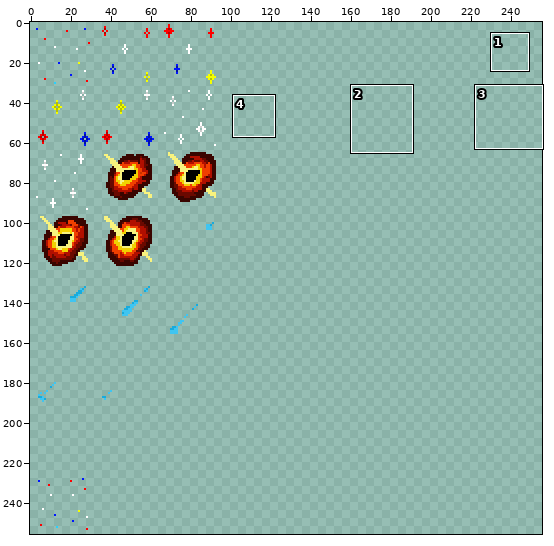
Edited in one commit: sprite sheet (assets/sprites/stars.png). The picture above shows the old version from afar; the outline marks the close-up.
Close-up. The starting point:
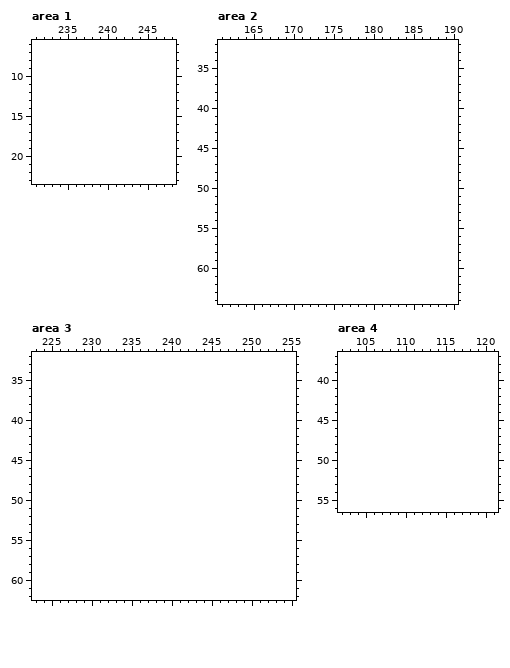
The file is 96x256 pixels. Shown: area 1: x 231..248, y 6..23; area 2: x 161..190, y 32..64; area 3: x 223..255, y 32..62; area 4: x 102..121, y 37..56. The old version is drawn lined up with the new one, on the new canvas. The commit also changed other parts of the picture, which this record leaves out.
The same view after the edit:
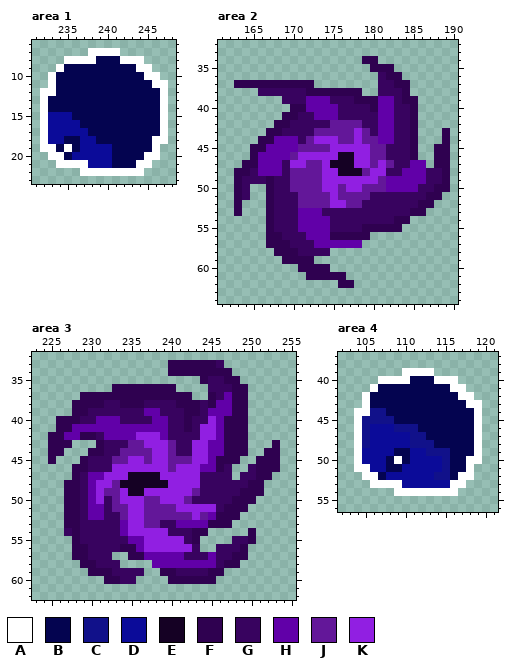
Palette (. is transparent): A #ffffff  B #040450  C #11118a  D #0b0b99  E #150124  F #2f0150  G #38035f  H #6100a8  J #631799  K #911fe2
Diff:
canvas 96x256 -> 256x256
Changed rows in their new state; - is an unchanged pixel.
Area 1:
first column x 232:
 7 ------AAAA------
 8 ---AAAABBBAAA---
 9 --ABBBBBBBBBAA--
10 -ABBBBBBBBBBBAA-
11 -ABBBBBBBBBBBBAA
12 AABBBBBBBBBBBBBA
13 ABBBBBBBBBBBBBBA
14 ABBBBBBBBBBBBBBA
15 ADDDBBBBBBBBBBBA
16 ADDDDBBBBBBBBBBA
17 ADDDDDBBBBBBBBBA
18 ADDBBDDBBBBBBBAA
19 AABABDDDDBBBBBA-
20 -AABDDDDDBBBBAA-
21 --AAAADDDBBBAA--
22 -----AAAAAAAA---
Area 2:
first column x 163:
34 ----------------FF---------
35 -----------------FFF-------
36 ------------------GFF------
37 FFFFFFFFFF--------GGFF-----
38 ---GGGGGGFFFFFFF--GGGF-----
39 ------GGGHHHGGGFFFHHGFF----
40 -------FFHHHHGGGGFHHGGF----
41 ------FFGGHHHGGGGGHHGGF----
42 -----FFGGGGGJJJJGGHHGGF----
43 ----FFGGGGJJJJJKJGHHGGF---F
44 ---FFHHHGJKKKJJKJJHHGGF---F
45 --FFHHHHJJJJKKKKKJJGGGF--FF
46 --FHHHHJKKKKKEEKKJJGGGF--FF
47 -FFHHHGKKJJKEEEKKJKJGGHH-FF
48 FFGHHHGJJJJKKEEEJKKGGHHHGGF
49 FGGGFGGJJJJKKKKKKKJHHHHHGGF
50 FG--FGGJJJJKKJKKJJJHHHHGGFF
51 FG--FGGGJJJJKJJJJGGGGGGGFF-
52 F---FGGGJJJJKKJJGGGGGGGFF--
53 F---FGGGHHHGGGGGGGGGGGFF---
54 ----FGGGHHHHGGGGGGGGFF-----
55 ----FGGGHHHHGGGGFFFFF------
56 ----FFGGGHHHFFFFF----------
57 ----FFFGGGHHHHHH-----------
58 -----FFFGGGG---------------
59 ------FFFF-----------------
60 --------FFFF---------------
61 ---------FFFFF-------------
62 -------------FF------------
Area 3:
first column x 225:
33 ---------------FFFFFFG-------
34 ---------------FFFFFFFF------
35 -------------------FGGFF-----
36 --------FFFFFFFF----GGGFF----
37 ----FFFFFFFFFFFFFF--FGHFF----
38 ---FFFFGGFFFGGGGFFFGFHHFF----
39 ---FFGGGGGGGHHGGGFFGHHHFF----
40 -FFFGGHHHGGGGHHGGFGGKHFFF----
41 -FFHHHHHHHHHHHHGGFGKKHFFF----
42 FFHHFFGHHHHKKKHGGGGKKHFFF----
43 FFF---FGGGJJKKKJGGKKHHFFF---F
44 FF---FFGGJJJJKKJGGKKHHFFF--FF
45 F---FGGGJJKKJKKJJJKKHFFF--FFF
46 ---FFGGGKKKKKKKJKKKHHFG--GFFF
47 ---FGHHKKKEEEEKKKKKGGGG-GGFF-
48 --FFGHKKJEEEEEEKKKKGGGGGGFF--
49 --FFGHKJJKEEKKKKKKJGGGGGFFF--
50 --FFGHKGJKKKJJKKKJGGGGGFFF---
51 --FFGHHGJJKKJJJJKKKKKGFFF----
52 --FFGHHGGJKKJJJJJJKJHFFF-----
53 --FFGGGGGHKKJJGGHHHHFFF------
54 --GFGGGGGHKKKKKGGGFF-----F---
55 ---FGGGGGGHHKKKKKGF----GGF---
56 ---FFGGGGFFHKKKKKKG--GGGF----
57 ---FFGGG--FFHHHHHGGGHGGFF----
58 ----FFGGG----HHHHHHHHGFF-----
59 -----FFFGGGG--FFGGGGFF-------
60 -------FFGG----FFFFFF--------
Area 4:
first column x 104:
39 ------AAAA------
40 ---AAAABBBAAA---
41 --ABBBBBBBBBAA--
42 -ABBBBBBBBBBBAA-
43 -ABBBBBBBBBBBBAA
44 AACCBBBBBBBBBBBA
45 ACCCCBBBBBBBBBBA
46 ACDDDCCCBBBBBBBA
47 ACDDDDDCCBBBBBBA
48 ACDDDDDCCCBBBBBA
49 ADDDDBBDDCCCBBBA
50 ADDDBABDDDDCBBAA
51 AADDBBDDDDDCBBA-
52 -AABDDDDDDCCBAA-
53 --AAAADDDDDDAA--
54 -----AAAAAAAA---
Pixel boxes of the changes (left, top, right, bottom) in both close-ups:
added: (40, 48, 168, 176)
added: (234, 56, 450, 288)
added: (48, 360, 280, 584)
added: (354, 368, 482, 496)
